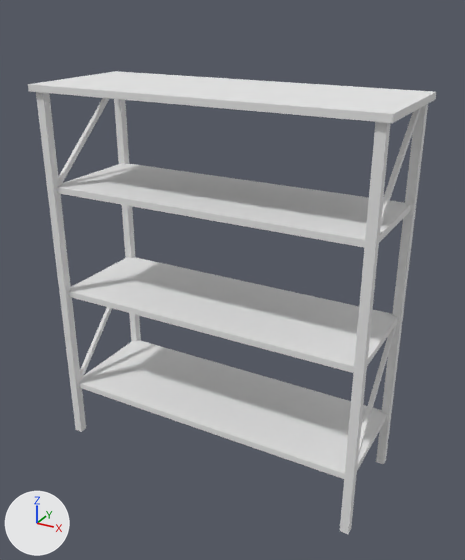
The FBX model Assets/Models/Restaurant/Models/SmallRoomShelf.fbx, before and after one commit.
One viewpoint serves both versions: a camera (50 mm lens) standing at (2.59, -3.02, 3.1) and looking at (0.75, 0.32, 1.43). Lighting does not change. The marker at lower left points along +X, +Y and +Z.

The scene before the commit, as lines of its bpy script (objects in view):
```python
me_shelf_metal = bpy.data.meshes.new('Shelf_Metal')
me_shelf_metal.from_pydata(...)  # 96 vertices, 60 faces; spans x -1.37..0.85, y -0.42..0.42, z -1.49..1.03
me_shelf_metal.materials.append(mat_metal_002)  # its picture is missing
ob_shelf_metal = bpy.data.objects.new('Shelf_Metal', me_shelf_metal)
ob_shelf_metal.location = (0.95, 0.332, 1.585)
```
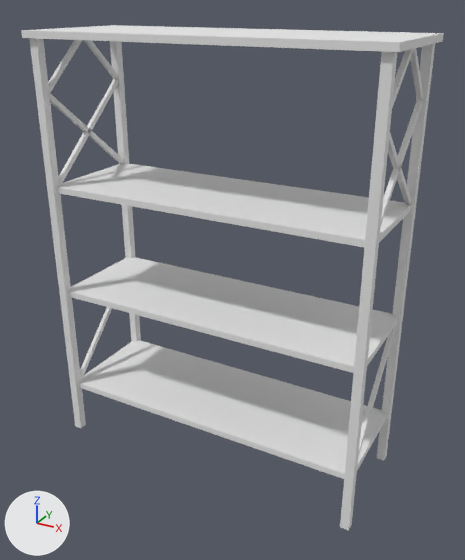
Diff of the bpy script that builds the scene:
```diff
--- a/Assets/Models/Restaurant/Models/SmallRoomShelf.fbx.py
+++ b/Assets/Models/Restaurant/Models/SmallRoomShelf.fbx.py
@@ me_shelf_metal @@
 # used by ob_shelf_metal; location = (0.95, 0.332, 1.585)
-me_shelf_metal.from_pydata(...)  # 96 vertices, 60 faces; spans x -1.37..0.85, y -0.42..0.42, z -1.49..1.03
+me_shelf_metal.from_pydata(...)  # 144 vertices, 84 faces; spans x -1.37..0.85, y -0.42..0.42, z -1.46..1.34
+# me_shelf_metal part 1: the loose piece of 8 vertices spanning x -1.32..-1.29, y -0.36..0.36, z 0.38..1.01 is copied, and the copy is turned -80 degrees about the x axis through its middle; it spans x -1.32..-1.29, y -0.37..0.37, z 0.39..1.0
+# me_shelf_metal part 2: the loose piece of 8 vertices spanning x 0.77..0.8, y -0.36..0.36, z 0.38..1.01 is copied, and the copy is scaled about its middle by (1, 0.529, 0.523), then moved by (0.0, -0.17, 0.44); it spans x 0.77..0.8, y -0.36..0.03, z 0.96..1.3
+# me_shelf_metal part 3: the loose piece of 8 vertices spanning x 0.77..0.8, y -0.36..0.36, z 0.38..1.01 is copied, and the copy is scaled about its middle by (1, -0.457, 0.509), then moved by (-2.09, 0.2, 0.45); it spans x -1.32..-1.29, y 0.03..0.37, z 0.97..1.31
+# me_shelf_metal part 4: the loose piece of 8 vertices spanning x -1.32..-1.29, y -0.36..0.36, z 0.38..1.01 is copied, and the copy is scaled about its middle by (1, 0.529, 0.523), then moved by (0.0, -0.17, 0.44); it spans x -1.32..-1.29, y -0.36..0.03, z 0.96..1.3
+# me_shelf_metal part 5: the loose piece of 8 vertices spanning x 0.77..0.8, y -0.36..0.36, z 0.38..1.01 is copied, and the copy is turned -80 degrees about the x axis through its middle; it spans x 0.77..0.8, y -0.37..0.37, z 0.39..1.0
+# me_shelf_metal part 6: the loose piece of 8 vertices spanning x -1.32..-1.29, y -0.36..0.36, z 0.38..1.01 is copied, and the copy is scaled about its middle by (1, -0.457, 0.509), then moved by (2.09, 0.2, 0.45); it spans x 0.77..0.8, y 0.03..0.37, z 0.97..1.31
+# me_shelf_metal part 7
+# 16 vertices in x -1.34..0.82, y -0.4..0.4, z 1.02 move by (0.0, 0.0, 0.29)
+# 16 vertices in x -1.34..0.82, y -0.4..0.4, z -1.49 move by (0.0, 0.0, 0.03)
+# 8 vertices in x -1.37..0.85, y -0.42..0.42, z 0.99..1.03 move by (0.0, 0.0, 0.31)
 me_shelf_metal.materials.append(mat_metal_002)
```

Boxes (x1, y1, x2, y2) around the edits, measured in the pictures (465 x 560 px; the box of a moved part takes in the faces that stretch with it):
'Shelf_Metal', reshaped (9% taller)
    before: (28, 71, 436, 534)
    after: (21, 25, 444, 531)
part 1 of me_shelf_metal, added
    after: (49, 94, 124, 164)
part 2 of me_shelf_metal, added
    after: (392, 49, 414, 108)
part 3 of me_shelf_metal, added
    after: (84, 40, 118, 80)
part 4 of me_shelf_metal, added
    after: (48, 40, 82, 94)
part 5 of me_shelf_metal, added
    after: (388, 134, 411, 205)
part 6 of me_shelf_metal, added
    after: (410, 48, 423, 101)
part 7 of me_shelf_metal, moved or reshaped
    before: (28, 71, 436, 534)
    after: (21, 25, 444, 531)
